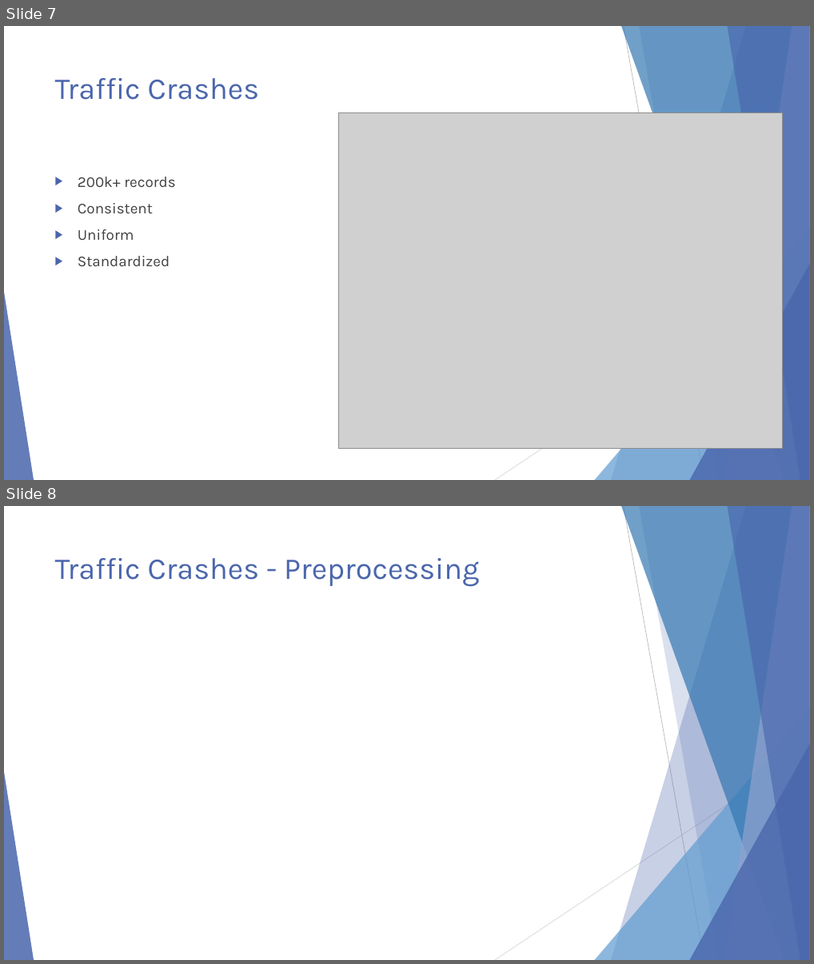
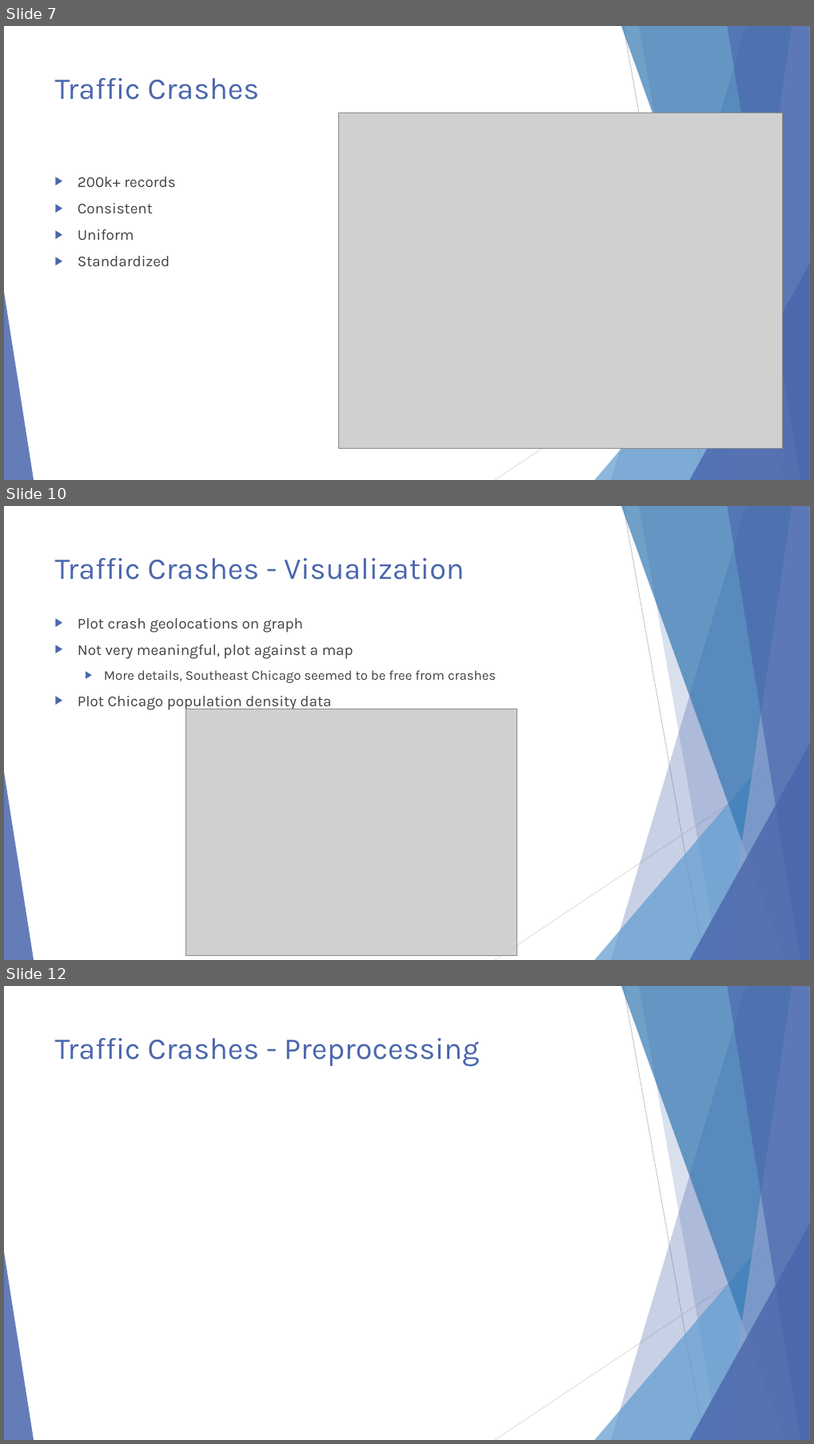
Before and after one commit to ndarwich/Crash-Analysis, a slide deck: Slides/An Investigation.pptx. Shown one above the other, each under a label of ours: slides 7 and 8 before the commit, slides 7, 10 and 12 after it; the slides between them are not shown. The pictures are 814x964 and 814x1444 pixels, drawn with LibreOffice and Linux fonts; fonts in the diff are those of the drawing; grey boxes stand for pictures. Boxes give left, top, right and bottom in pixels: in the first picture for what was removed or moved away, otherwise in the second. Text is boxed around its words. In the diff, an @@ line names an element or a change of style, - is before the commit and + after.

Commit message:
include visualization slides

```diff
--- a/Slides/An Investigation.pptx
+++ b/Slides/An Investigation.pptx
@@ slide 10 added at <box>4,506,810,960</box>, background #FFFFFF; not listed: 10 template elements that a slide beside it also shows @@
@@ title added at <box>55,558,464,580</box>, 36 pt, text #4A66AC @@
+Traffic Crashes - Visualization
@@ text added at <box>78,618,496,711</box>, 18 pt, text #404040 @@
+▶ Plot crash geolocations on graph
+▶ Not very meaningful, plot against a map
+  ▶ More details, Southeast Chicago seemed to be free from crashes
+▶ Plot Chicago population density data
@@ picture added at <box>186,708,517,956</box> @@
@@ what was slide 8 is now slide 12 @@
```
Also in this commit, not shown: 3 other slides added.
